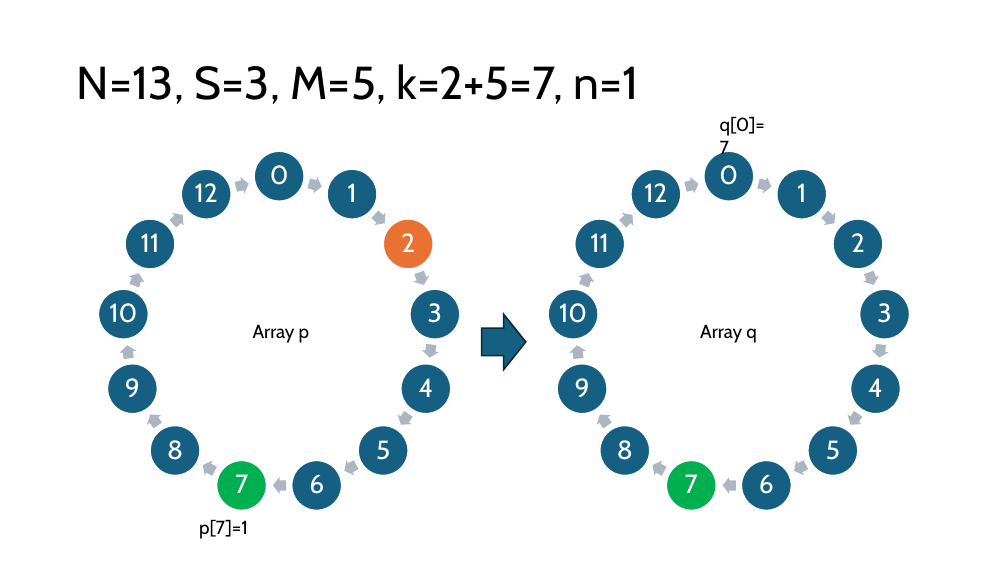
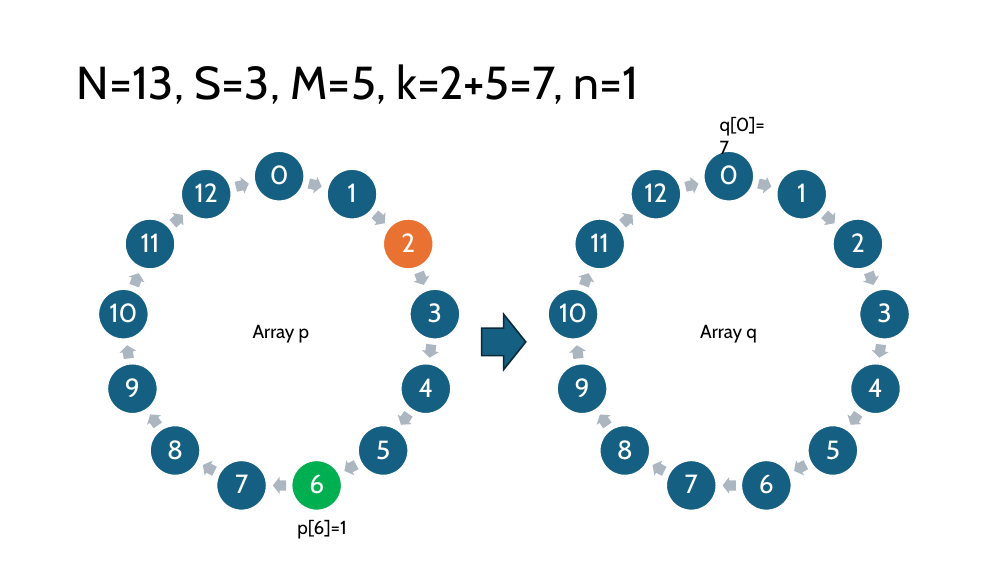
Before and after one commit to yasenstar/java, a slide deck: slide 8 of Java_Prog_Basic/05_Array_String/5.2_One-Dim-Array/约瑟夫环示意步骤.pptx. Drawn at 1008x567 pixels with LibreOffice and Linux fonts; fonts in the diff are those of the drawing. Boxes give left, top, right and bottom in pixels: in the first picture for what was removed or moved away, otherwise in the second. Text is boxed around its words. In the diff, an @@ line names an element or a change of style, - is before the commit and + after.

```diff
--- a/Java_Prog_Basic/05_Array_String/5.2_One-Dim-Array/约瑟夫环示意步骤.pptx
+++ b/Java_Prog_Basic/05_Array_String/5.2_One-Dim-Array/约瑟夫环示意步骤.pptx
@@ ellipse: place and size @@
-ellipse at (292, 461, 342, 510)
+ellipse at (216, 461, 266, 510)
@@ ellipse: place and size @@
-ellipse at (216, 461, 266, 510)
+ellipse at (292, 461, 342, 510)
@@ ellipse at (666, 461, 716, 510): fill #00B050 to #156082 @@
@@ text at (297, 519, 346, 539): text changed @@
-p[7]=1
+p[6]=1
```
Also in this commit, not shown: 1 other file.
